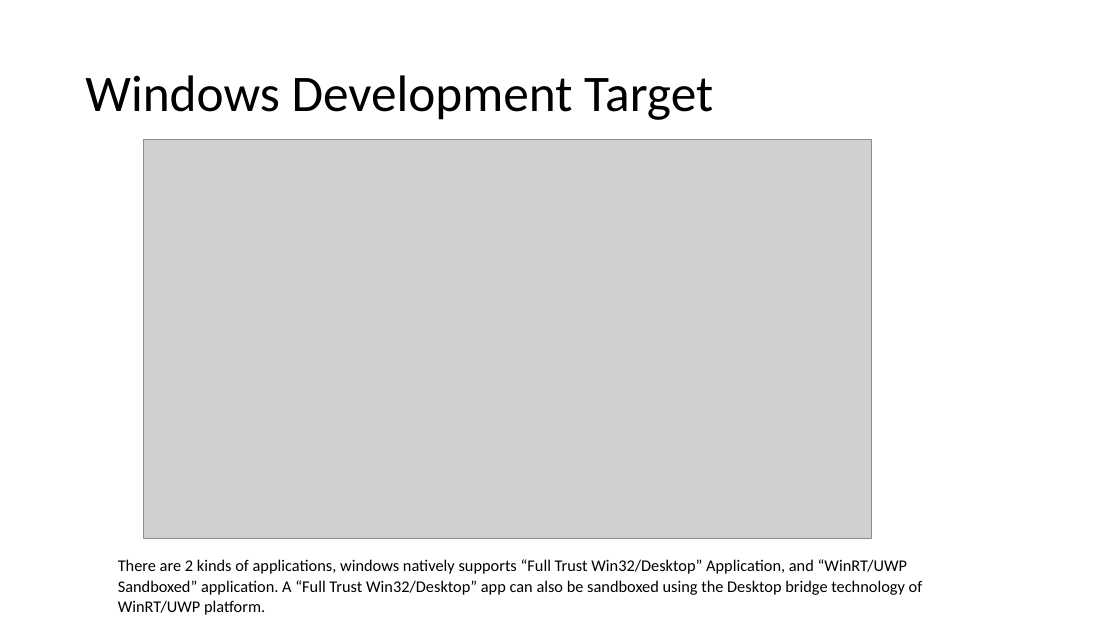
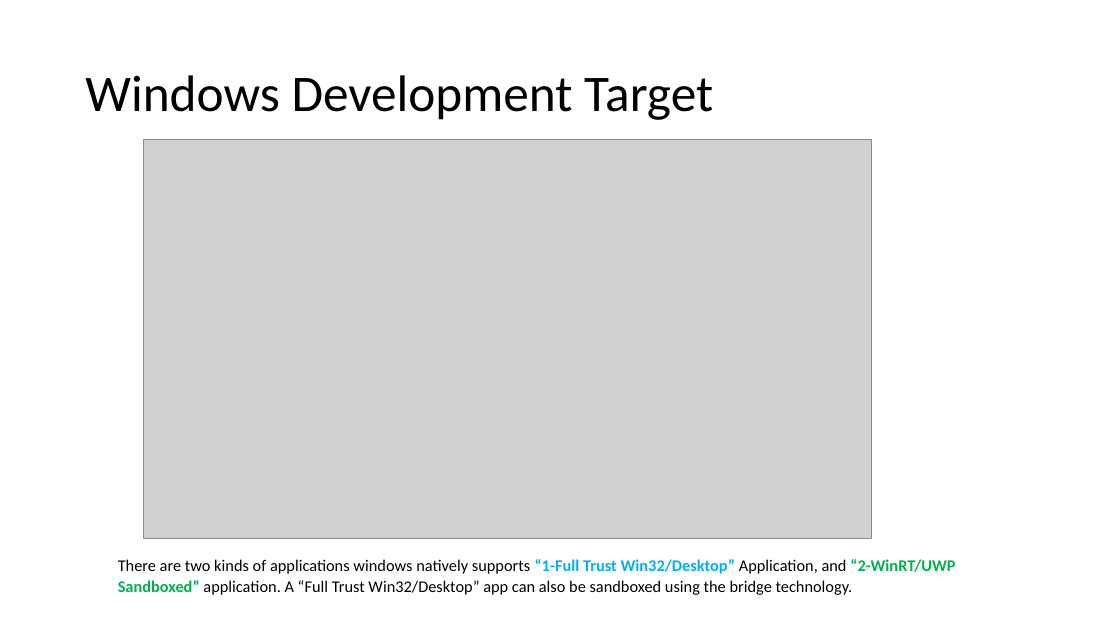
Before and after one commit to aniiiib/StudyNotes, a slide deck: slide 5 of Howto - Programming Modern Windows.pptx (slide 4 before the commit). Drawn at 1120x630 pixels with LibreOffice and Linux fonts; fonts in the diff are those of the drawing; grey boxes stand for pictures. Boxes give left, top, right and bottom in pixels: in the first picture for what was removed or moved away, otherwise in the second. Text is boxed around its words. In the diff, an @@ line names an element or a change of style, - is before the commit and + after.

```diff
--- a/Howto - Programming Modern Windows.pptx
+++ b/Howto - Programming Modern Windows.pptx
@@ text at [118, 559, 955, 595]: text changed @@
-There are 2 kinds of applications, windows natively supports “Full Trust Win32/Desktop” Application, and “WinRT/UWP Sandboxed” application. A “Full Trust Win32/Desktop” app can also be sandboxed using the Desktop bridge technology of WinRT/UWP platform.
+There are two kinds of applications windows natively supports “1-Full Trust Win32/Desktop” Application, and “2-WinRT/UWP Sandboxed” application. A “Full Trust Win32/Desktop” app can also be sandboxed using the bridge technology.
```
Also in this commit, not shown: 6 other slides changed, 2 slides added.
